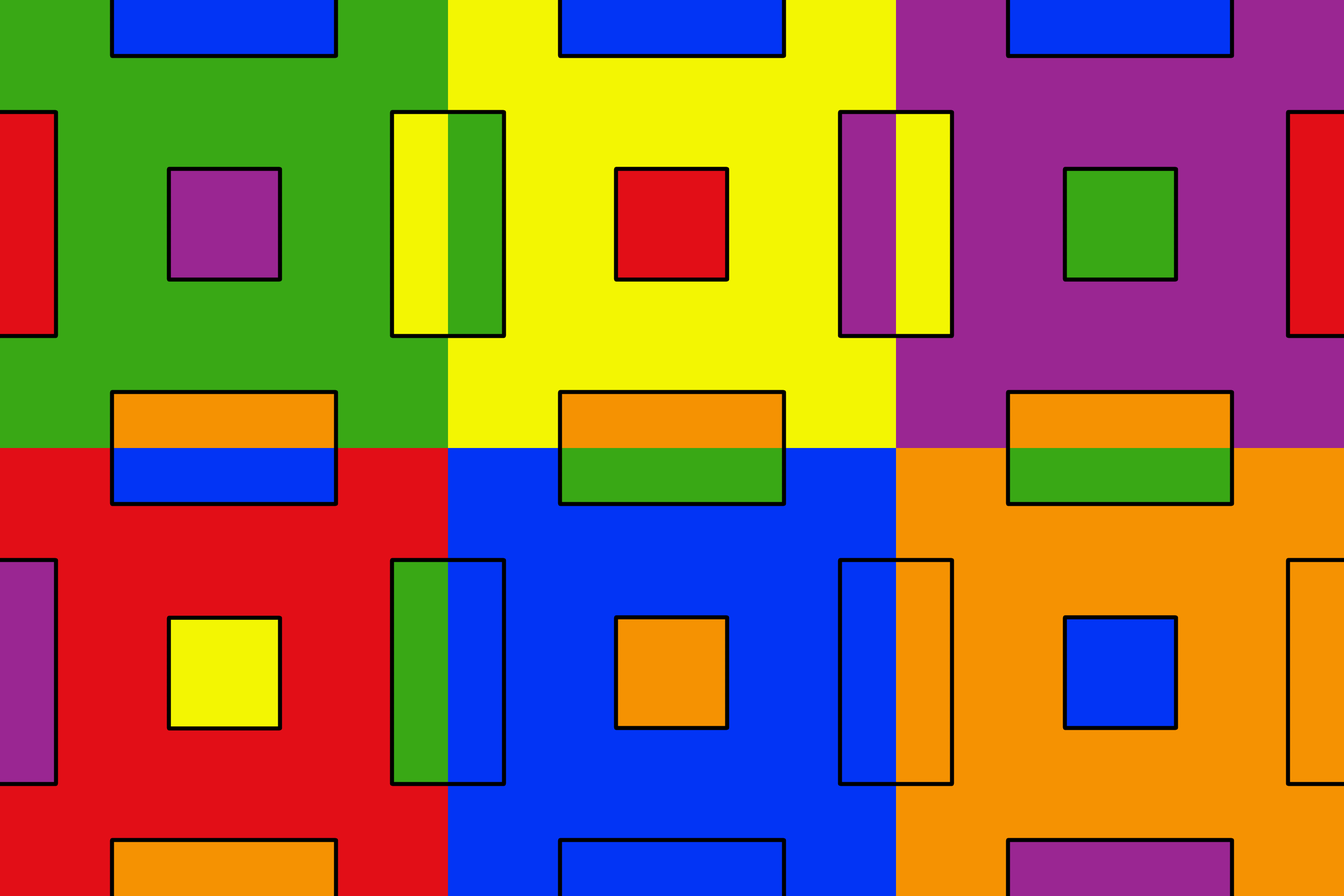
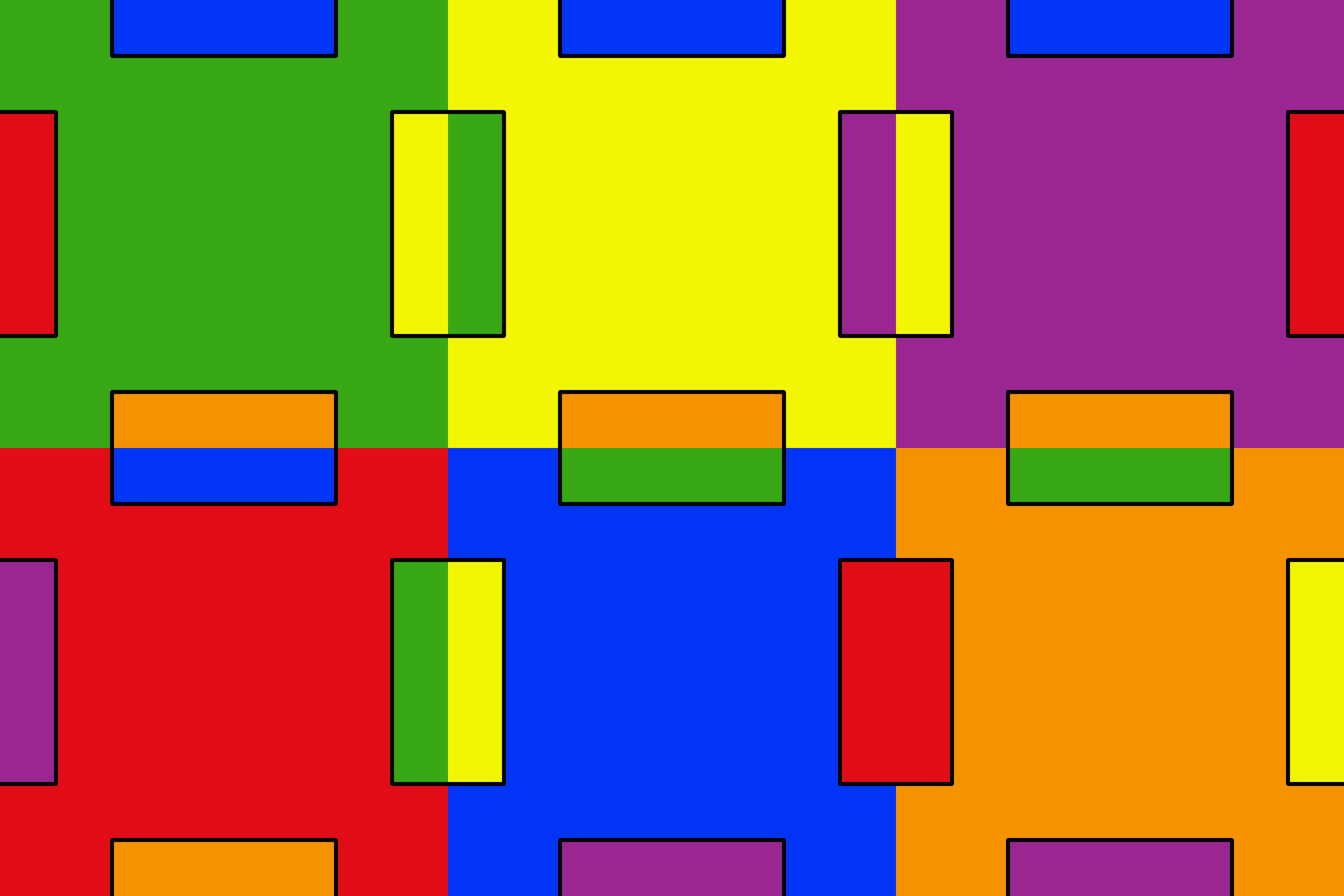
Revision of a layered 1344 x 896 image; what changed, layer by layer:
painted on "lines" over left=166, top=166, right=1344, bottom=896
painted on "sides" over left=166, top=166, right=1344, bottom=896
hid "opposite" (1st of 6, in "orange"), painted on it over left=1063, top=615, right=1176, bottom=728
hid "opposite" (2nd of 6, in "blue"), painted on it over left=615, top=615, right=728, bottom=728
hid "opposite" (3rd of 6, in "red"), painted on it over left=167, top=615, right=280, bottom=728
hid "opposite" (4th of 6, in "purple"), painted on it over left=1063, top=167, right=1176, bottom=280
hid "opposite" (5th of 6, in "yellow"), painted on it over left=615, top=167, right=728, bottom=280
hid "opposite" (6th of 6, in "green"), painted on it over left=167, top=167, right=280, bottom=280
